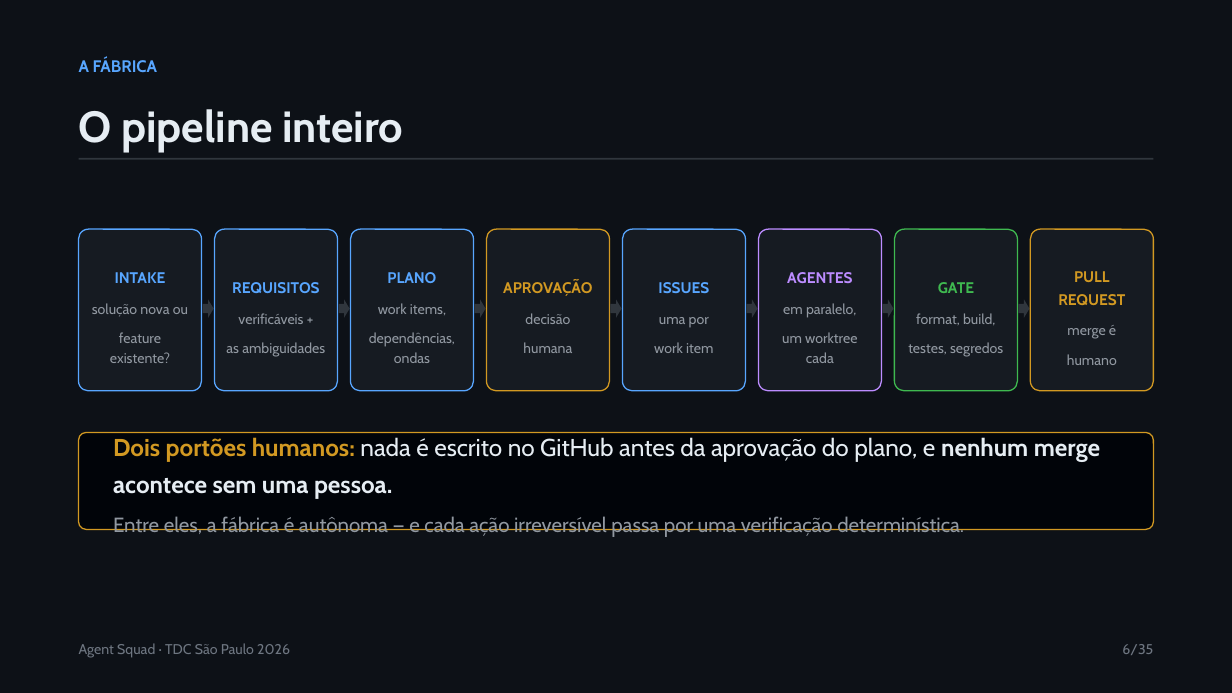
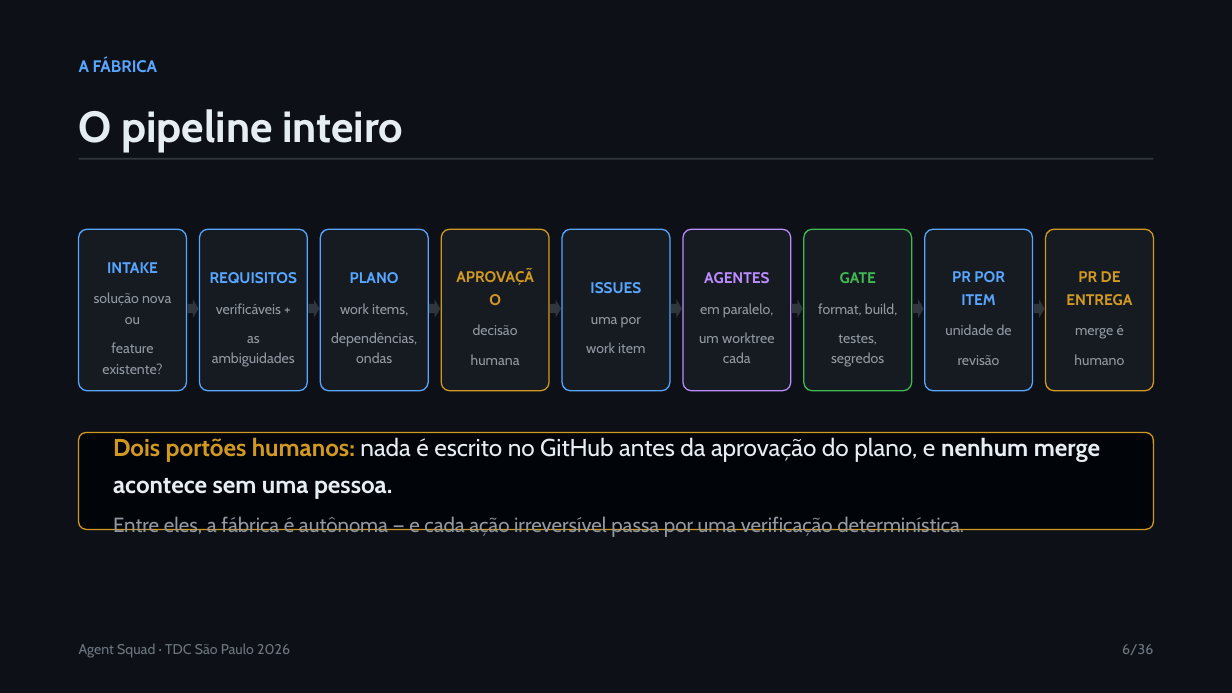
Before and after one commit to magoolation/tdc-sp-2026-agent-squad, a slide deck: slide 6 of docs/apresentacao/Agent-Squad-TDC-SP-2026.pptx. Drawn at 1232x693 pixels with LibreOffice and Linux fonts; fonts in the diff are those of the drawing. Boxes give left, top, right and bottom in pixels: in the first picture for what was removed or moved away, otherwise in the second. Text is boxed around its words. In the diff, an @@ line names an element or a change of style, - is before the commit and + after.

```diff
--- a/docs/apresentacao/Agent-Squad-TDC-SP-2026.pptx
+++ b/docs/apresentacao/Agent-Squad-TDC-SP-2026.pptx
@@ rounded rectangle "INTAKE": place and size @@
-rounded rectangle "INTAKE" at box(79, 229, 201, 391)
+rounded rectangle "INTAKE" at box(79, 229, 187, 391)
@@ rounded rectangle "REQUISITOS": place and size @@
-rounded rectangle "REQUISITOS" at box(214, 229, 337, 391)
+rounded rectangle "REQUISITOS" at box(200, 229, 308, 391)
@@ rounded rectangle "PLANO": place and size @@
-rounded rectangle "PLANO" at box(350, 229, 473, 391)
+rounded rectangle "PLANO" at box(321, 229, 429, 391)
@@ rounded rectangle "APROVAÇÃO": place and size @@
-rounded rectangle "APROVAÇÃO" at box(486, 229, 609, 391)
+rounded rectangle "APROVAÇÃO" at box(441, 229, 549, 391)
@@ rounded rectangle "ISSUES": place and size @@
-rounded rectangle "ISSUES" at box(623, 229, 746, 391)
+rounded rectangle "ISSUES" at box(562, 229, 670, 391)
@@ rounded rectangle "AGENTES": place and size @@
-rounded rectangle "AGENTES" at box(759, 229, 882, 391)
+rounded rectangle "AGENTES" at box(683, 229, 791, 391)
@@ rounded rectangle "GATE": place and size @@
-rounded rectangle "GATE" at box(895, 229, 1018, 391)
+rounded rectangle "GATE" at box(804, 229, 912, 391)
@@ rounded rectangle added at box(925, 229, 1033, 391), fill #161B22, outline #58A6FF 1 pt, 11 pt, text #9198A1 @@
+PR POR ITEM
+unidade de
+revisão
@@ rounded rectangle "PR DE ENTREGA": place and size @@
-rounded rectangle "PR DE ENTREGA" at box(1031, 229, 1153, 391)
+rounded rectangle "PR DE ENTREGA" at box(1045, 229, 1153, 391)
@@ right arrow: place and size @@
-right arrow at box(202, 299, 213, 318)
+right arrow at box(188, 299, 199, 318)
@@ right arrow: place and size @@
-right arrow at box(338, 299, 349, 318)
+right arrow at box(309, 299, 320, 318)
@@ right arrow: place and size @@
-right arrow at box(474, 299, 485, 318)
+right arrow at box(429, 299, 440, 318)
@@ right arrow added at box(550, 299, 561, 318), fill #30363D @@
@@ right arrow: place and size @@
-right arrow at box(611, 299, 622, 318)
+right arrow at box(671, 299, 682, 318)
@@ right arrow: place and size @@
-right arrow at box(747, 299, 758, 318)
+right arrow at box(792, 299, 803, 318)
@@ right arrow: place and size @@
-right arrow at box(883, 299, 894, 318)
+right arrow at box(913, 299, 924, 318)
@@ right arrow: place and size @@
-right arrow at box(1019, 299, 1030, 318)
+right arrow at box(1033, 299, 1044, 318)
@@ text in rounded rectangle at box(1066, 271, 1132, 305): text changed @@
-PULL REQUEST
+PR DE ENTREGA
@@ text at box(1122, 644, 1153, 655): text changed @@
-6/35
+6/36
```
Also in this commit, not shown: 28 other slides changed, 1 slide added, 3 other files.
